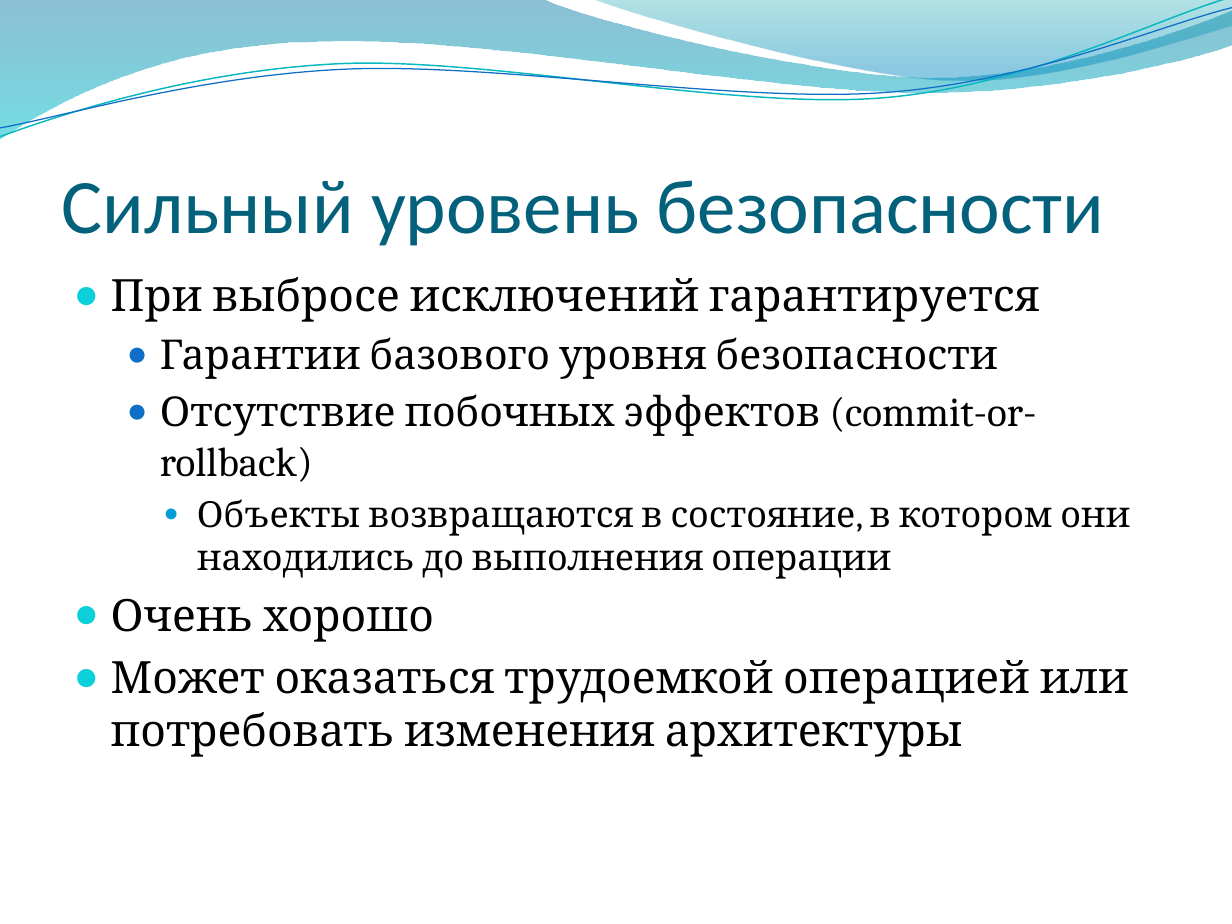
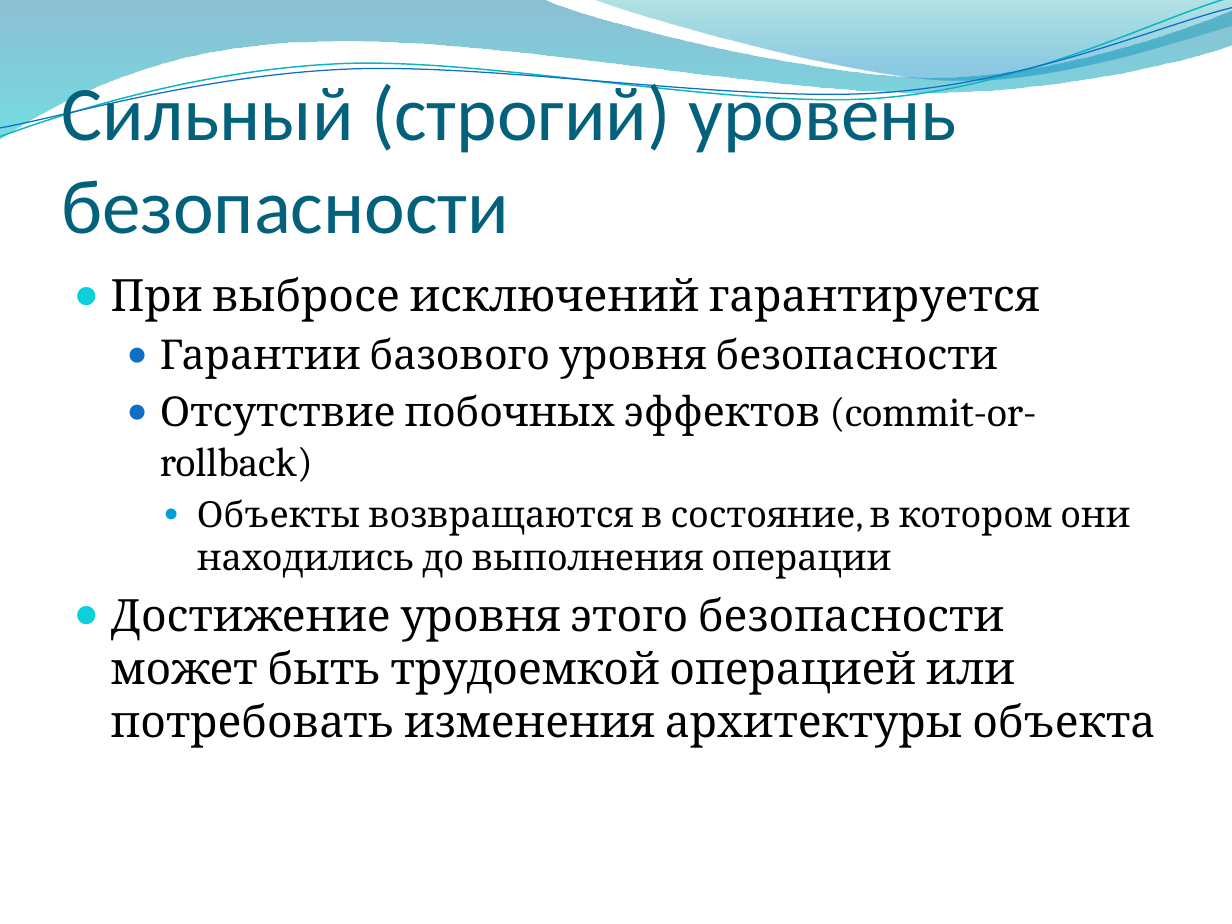
Before and after one commit to alexey-malov/oop, a slide deck: slide 26 of lectures/05/Обработка ошибок и исключительных ситуаций.pptx. Drawn at 1232x924 pixels with LibreOffice and Linux fonts; fonts in the diff are those of the drawing; background and template pictures are left out. Boxes give left, top, right and bottom in pixels: in the first picture for what was removed or moved away, otherwise in the second. Text is boxed around its words. In the diff, an @@ line names an element or a change of style, - is before the commit and + after.

```diff
--- a/lectures/05/Обработка ошибок и исключительных ситуаций.pptx
+++ b/lectures/05/Обработка ошибок и исключительных ситуаций.pptx
@@ title at [62, 77, 956, 234]: text changed @@
-Сильный уровень безопасности
+Сильный (строгий) уровень безопасности
@@ text at [111, 597, 1155, 748]: text changed @@
-● Очень хорошо
-● Может оказаться трудоемкой операцией или потребовать изменения архитектуры
+● Достижение уровня этого безопасности может быть трудоемкой операцией или потребовать изменения архитектуры объекта
```
Also in this commit, not shown: 4 other slides changed, 4 slides added, 2 other files.
